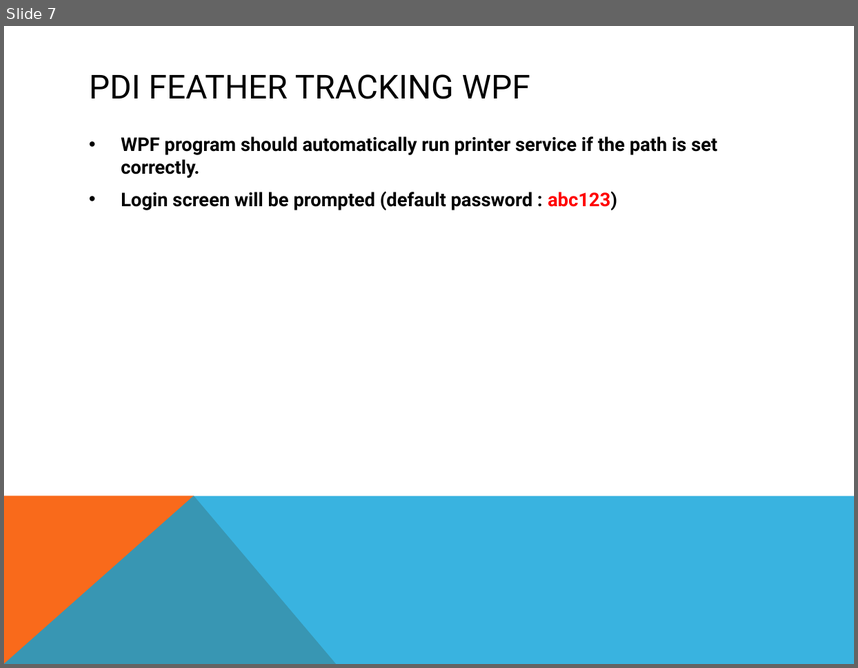
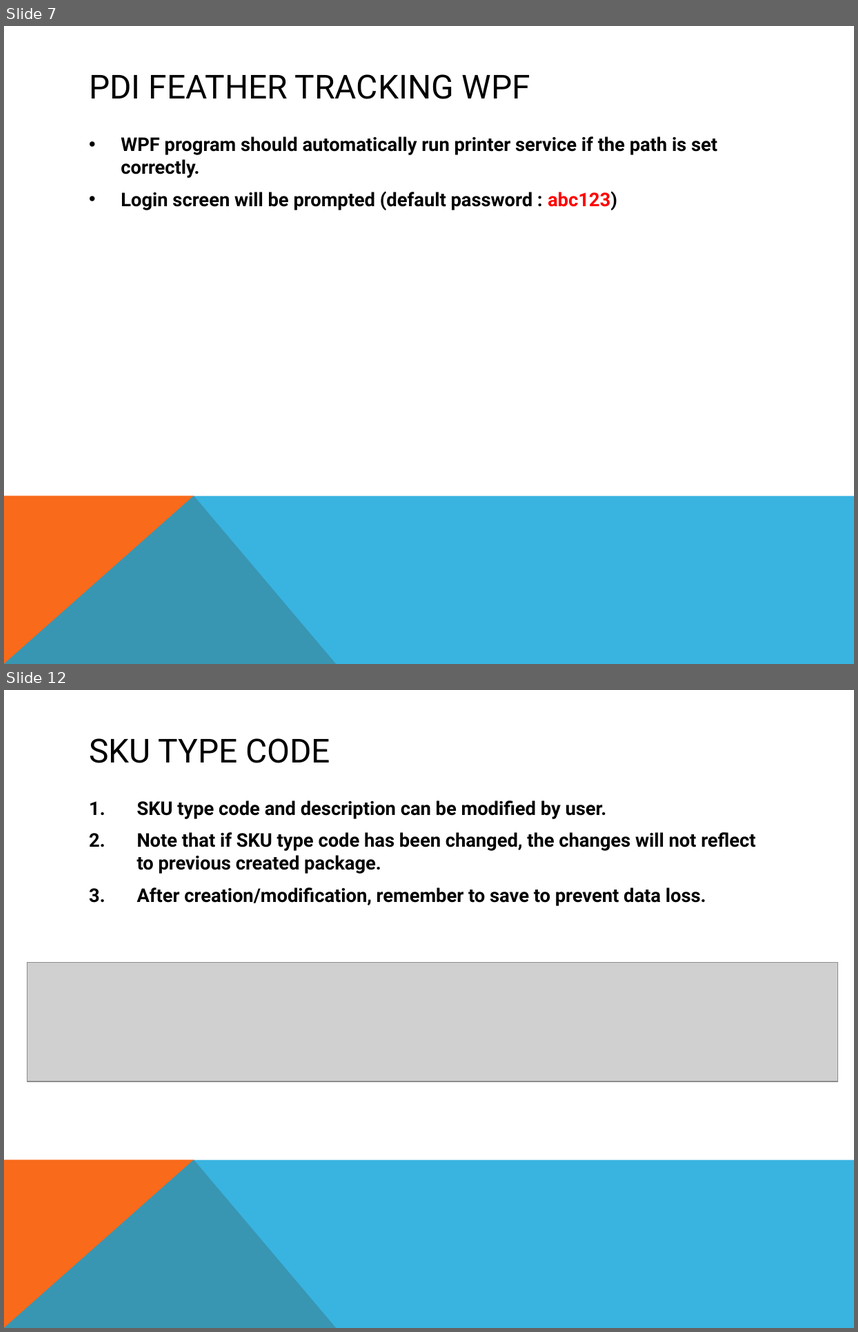
Before and after one commit to chiewx96/PDI_Project, a slide deck: PDI_Feather_Tracking_WPF/PDI_Feather_Tracking_WPF/PDI Feather tracking.pptx. Shown one above the other, each under a label of ours: slide 7 before the commit, slides 7 and 12 after it; the slides between them are not shown. The pictures are 858x668 and 858x1332 pixels, drawn with LibreOffice and Linux fonts; fonts in the diff are those of the drawing; grey boxes stand for pictures. Boxes give left, top, right and bottom in pixels: in the first picture for what was removed or moved away, otherwise in the second. Text is boxed around its words. In the diff, an @@ line names an element or a change of style, - is before the commit and + after.

```diff
--- a/PDI_Feather_Tracking_WPF/PDI_Feather_Tracking_WPF/PDI Feather tracking.pptx
+++ b/PDI_Feather_Tracking_WPF/PDI_Feather_Tracking_WPF/PDI Feather tracking.pptx
@@ slide 12 added at [4, 690, 854, 1328], background #FFFFFF; not listed: 2 template elements that a slide beside it also shows @@
@@ title added at [89, 738, 330, 763], 28 pt, text #000000 @@
+SKU TYPE CODE
@@ text added at [137, 800, 755, 906], 16 pt, text #000000, bold @@
+1. SKU type code and description can be modified by user.
+2. Note that if SKU type code has been changed, the changes will not reflect to previous created package.
+3. After creation/modification, remember to save to prevent data loss.
@@ picture added at [27, 962, 838, 1081] @@
```
Also in this commit, not shown: 6 slides changed, 7 other slides added, 18 other files.
